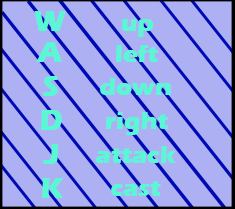
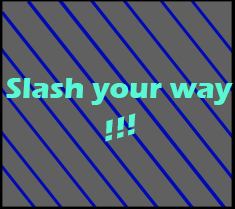
Two versions of the same layered image (235 x 209). Layer-by-layer changes:
removed layer "K" from group "群組 1" over [42, 178, 64, 198]
removed layer "J" from group "群組 1" over [43, 144, 59, 164]
removed layer "D" from group "群組 1" over [41, 110, 62, 130]
removed layer "S" from group "群組 1" over [43, 76, 58, 96]
removed layer "A" from group "群組 1" over [36, 42, 62, 62]
removed layer "cast" from group "群組 1" over [111, 181, 161, 196]
removed layer "attack" from group "群組 1" over [96, 146, 176, 163]
renamed "right" to "!!!", painted on it over [105, 112, 168, 142]
removed layer "down" from group "群組 1" over [100, 78, 171, 95]
removed layer "left" from group "群組 1" over [116, 45, 158, 62]
removed layer "up" from group "群組 1" over [122, 19, 154, 37]
renamed "W" to "Slash your way", painted on it over [6, 11, 233, 105]
painted on "圖層 1" over [2, 1, 233, 207]
